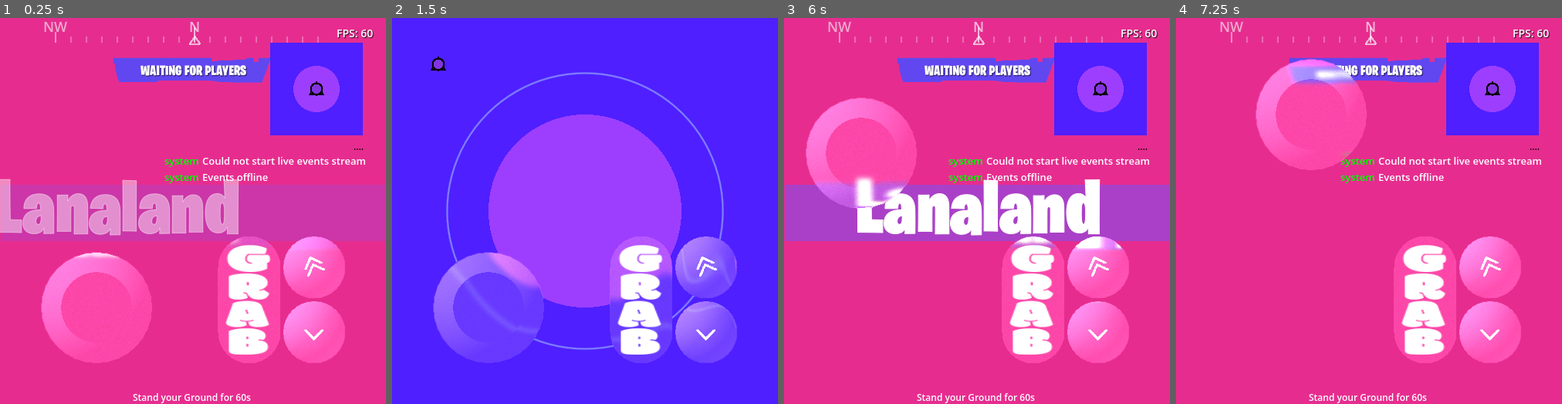
Above: before the commit, frames 1-4 (left to right).
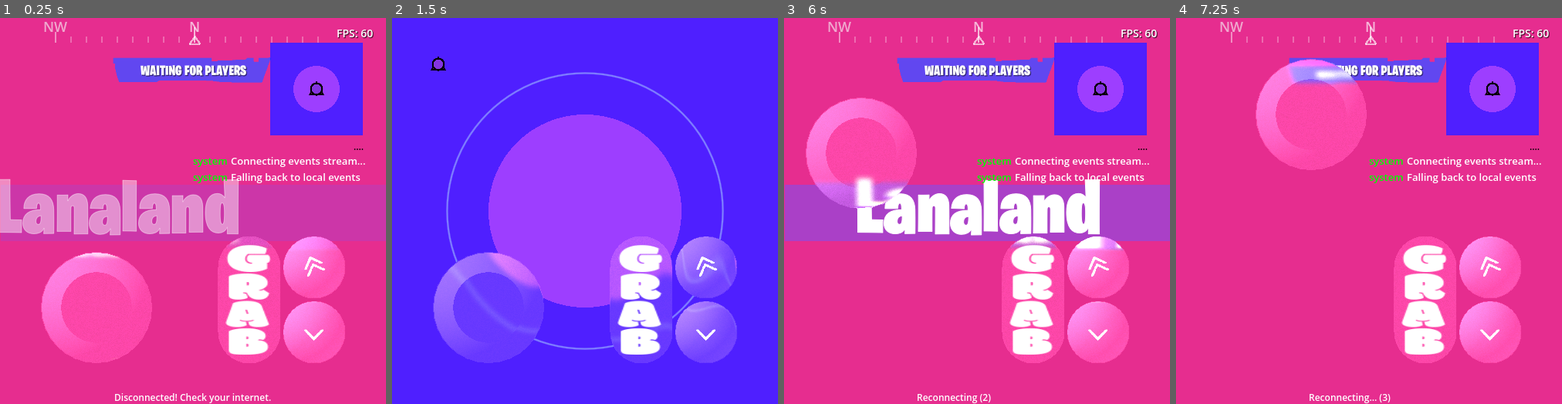
Above: after the commit, the same moments.

Repository: tobiawolaju/WorldOfNads
Game: Godot game, scene res://scenes/gameplay.tscn
The game is run twice, just before and just after one commit, with the same random seed, the same clock (stepped at 60 frames per second) and the same inputs. This scene is started directly instead of the project's main scene.
Inputs (mouse positions are in pixels of both pictures, inside the frame that each line leads up to):
- Up to frame 1 (0.25 s): no input
- Up to frame 2 (1.5 s): tap Enter (pickup) at 0.5 s; drag from (708, 87) to (623, 126) at 0.52 s; click (488, 307) at 1.27 s
- Up to frame 3 (6 s): tap Space (jump) at 2, 4.52, 5 s; drag from (899, 230) to (957, 288) at 2.02 s; move the mouse to (1015, 126) at 2.77 s; hold Right (move_right) 2.78-3.5 s; hold Enter (pickup) 2.78-3.5 s; tap Shift (slide) at 2.85 s; drag from (957, 288) to (861, 153) at 3.52 s; move the mouse to (1092, 268) at 4.27 s; hold Left (move_left) 4.28-5 s; hold Enter (pickup) 4.28-5 s; tap G at 4.35 s; drag from (861, 153) to (919, 114) at 5.02 s; move the mouse to (996, 211) at 5.77 s; hold Down (move_back) from 5.78 s (still down); hold Enter (pickup) from 5.78 s (still down); click (996, 211) at 5.92 s
- Up to frame 4 (7.25 s): release Down (move_back) at 6.5 s; release Enter (pickup) at 6.5 s; drag from (1311, 114) to (1291, 230) at 6.52 s

The runs differ from the first frame. In frame 1, 1.6% of the frame differs, in the area x 29-95%, y 36-100%; in frame 2, nothing differs; in frame 3, 1.4%; in frame 4, 1.5%.

Commit message:
chore(godot): dedupe minimap pointers for objective items; DROP caption + visible chicken/lootbox while held

Diff:
--- a/godot/scripts/pickups/LocalPickup.gd
+++ b/godot/scripts/pickups/LocalPickup.gd
@@ -205,8 +205,11 @@
 		return false
 	holder = by
 	is_held = true
-	# Carried items are invisible; the HUD indicator is the only feedback.
-	visible = false
+	# Ordinary pickups hide while carried (the HUD indicator is the only
+	# feedback); objective items (chicken / lootbox) stay visible so the holder
+	# sees them riding on their back.
+	if not is_objective_item():
+		visible = false
 	# Frozen while carried so the player pose drives the item, not gravity.
 	freeze = true
 	linear_velocity = Vector3.ZERO
--- a/godot/scripts/player.gd
+++ b/godot/scripts/player.gd
@@ -1684,9 +1684,16 @@
 	var color: Color = Color.WHITE
 	var duration := 0.0
 	if _is_local_holding_pickup() and held_power_up_mode != LocalPickup.PowerUpMode.NONE:
-		label = str(held_local_pickup.call("power_up_label"))
-		color = held_local_pickup.call("power_up_color")
-		duration = _timed_duration_for(held_power_up_mode)
+		if _is_objective_item_mode(held_power_up_mode):
+			# Objective items (chicken / lootbox) are carried, never used: the
+			# Action button is a plain white DROP, with no effect ring.
+			label = "DROP"
+			color = Color.WHITE
+			duration = 0.0
+		else:
+			label = str(held_local_pickup.call("power_up_label"))
+			color = held_local_pickup.call("power_up_color")
+			duration = _timed_duration_for(held_power_up_mode)
 	buttons.call("show_power_up", label, color, duration)
 
 # How long the given power-up's effect runs once used, or 0 for pickups with no
--- a/godot/scripts/ui/minimap.gd
+++ b/godot/scripts/ui/minimap.gd
@@ -368,13 +368,17 @@
 	_last_pickup_rescan_ms = now_ms
 
 	# One pointer per pickup currently in the world. Held/local items are skipped
-	# so a carried pickup stops showing up while it rides on the player.
+	# so a carried pickup stops showing up while it rides on the player. Objective
+	# items (chicken/lootbox) are skipped too: they have their own dedicated
+	# pointers, so a generic white pickup pointer would overlap them.
 	var current: Array[Node] = get_tree().get_nodes_in_group("local_pickup_items")
 	var seen := {}
 	for node in current:
 		if not node is Node3D or not is_instance_valid(node):
 			continue
 		if node.has_method("is_being_held") and node.is_being_held():
+			continue
+		if node.has_method("is_objective_item") and node.is_objective_item():
 			continue
 		seen[node.get_instance_id()] = node
 
